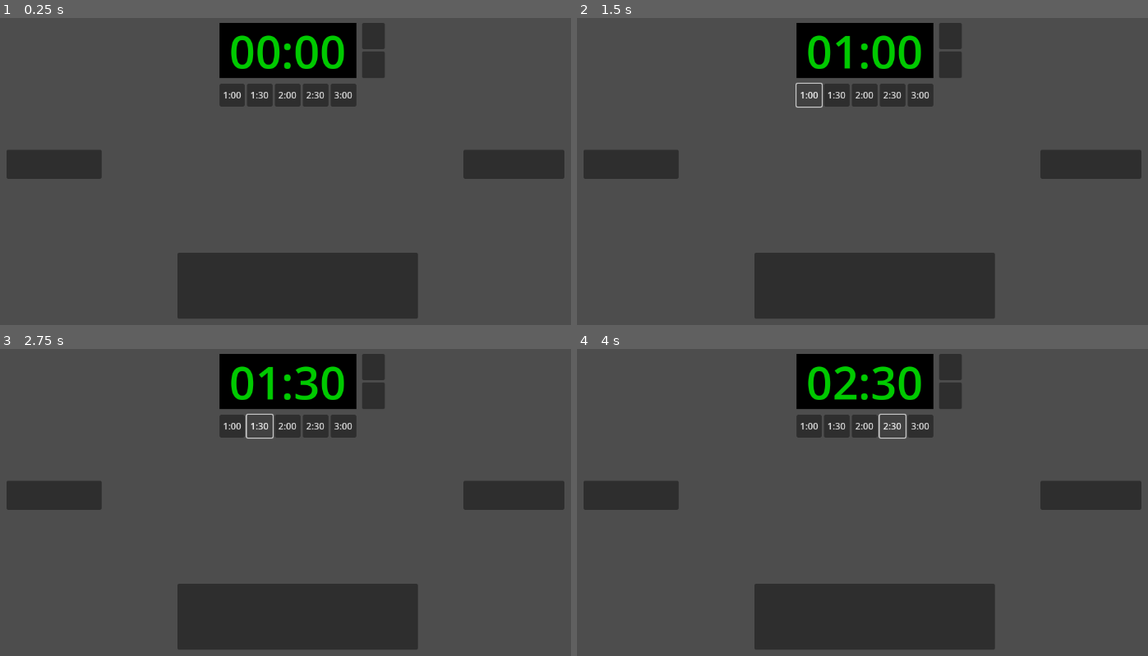
Above: before the commit, frames 1-4 (two rows, left to right).
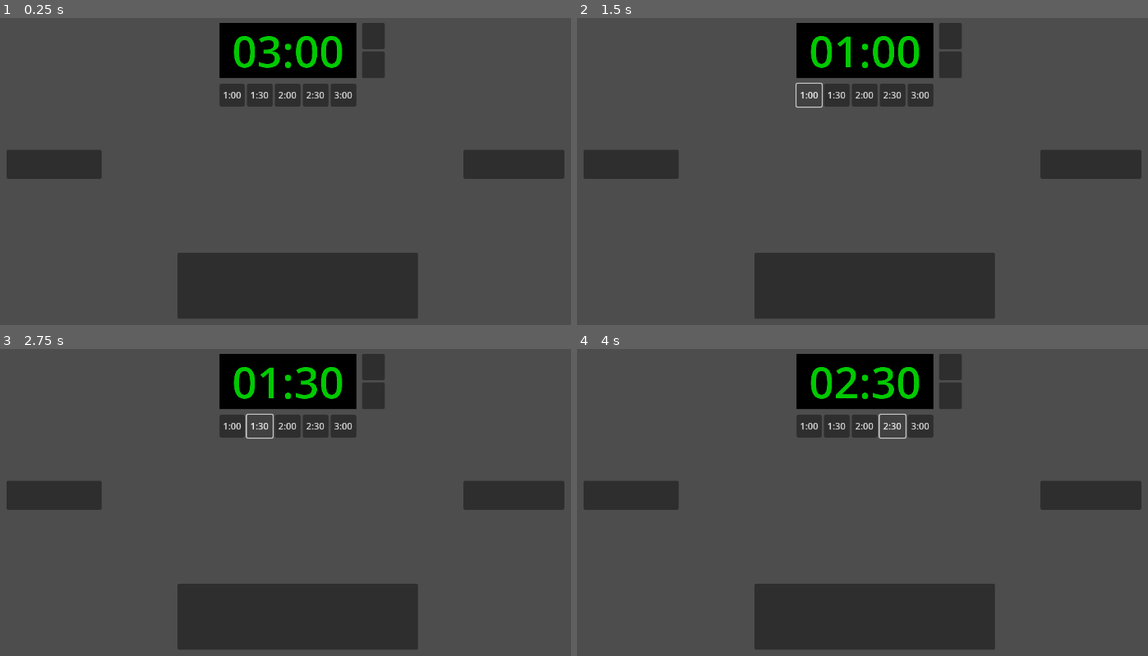
Above: after the commit, the same moments.

Repository: jonatas57/placar-morganti
Game: Godot game, scene res://scenes/control.tscn
Two runs of this game, one before a commit and one after it. Both use one fixed random seed, a clock stepped at 60 frames per second and the inputs below.
Inputs (mouse positions are in pixels of both pictures, inside the frame that each line leads up to):
- Up to frame 1 (0.25 s): no input
- Up to frame 2 (1.5 s): click (948, 64) at 0.5 s; click "1:00" at 1.25 s
- Up to frame 3 (2.75 s): click "1:30" at 2 s
- Up to frame 4 (4 s): click "2:00" at 2.75 s; click "2:30" at 3.5 s

The runs differ from the first frame. In frame 1, 0.6% of the frame differs, in the area x 40-61%, y 5-17%; in frame 2, 0.5%; in frame 3, 0.5%; in frame 4, 0.6%.

Commit message:
fix: timer text resize error

Diff:
--- a/scenes/control.tscn
+++ b/scenes/control.tscn
@@ -2,10 +2,7 @@
 
 [ext_resource type="Script" path="res://scripts/control_screen.gd" id="1_un3su"]
 [ext_resource type="Script" path="res://scripts/timer.gd" id="2_txnpk"]
-
-[sub_resource type="LabelSettings" id="LabelSettings_krrt7"]
-font_size = 80
-font_color = Color(0, 0.792157, 0, 1)
+[ext_resource type="PackedScene" uid="uid://ck1k60ghnv6yn" path="res://scenes/text.tscn" id="3_4op0k"]
 
 [node name="Control" type="Control"]
 layout_mode = 3
@@ -36,17 +33,11 @@
 grow_vertical = 2
 color = Color(0, 0, 0, 1)
 
-[node name="Timer" type="Label" parent="TimerArea"]
+[node name="Timer" parent="TimerArea" instance=ExtResource("3_4op0k")]
 layout_mode = 1
 anchors_preset = -1
-anchor_right = 1.0
-anchor_bottom = 1.0
-grow_horizontal = 2
-grow_vertical = 2
-text = "00:00"
-label_settings = SubResource("LabelSettings_krrt7")
-horizontal_alignment = 1
-vertical_alignment = 1
+anchor_left = 0.1
+anchor_right = 0.9
 
 [node name="TimeButtons" type="HBoxContainer" parent="TimerArea"]
 layout_mode = 1
--- a/scenes/display.tscn
+++ b/scenes/display.tscn
@@ -1,15 +1,10 @@
-[gd_scene load_steps=5 format=3 uid="uid://8wp1qvgfxcj5"]
+[gd_scene load_steps=4 format=3 uid="uid://8wp1qvgfxcj5"]
 
 [ext_resource type="Script" path="res://scripts/display.gd" id="1_6thyt"]
 [ext_resource type="Texture2D" uid="uid://rx5dhkpnur34" path="res://textures/morganti-logo.png" id="2_abx0k"]
 [ext_resource type="PackedScene" uid="uid://ck1k60ghnv6yn" path="res://scenes/text.tscn" id="3_arlxx"]
 
-[sub_resource type="LabelSettings" id="LabelSettings_274ar"]
-line_spacing = 0.0
-font_size = 234
-font_color = Color(0, 0.792157, 0, 1)
-
-[node name="Display" type="Control" node_paths=PackedStringArray("timer_label")]
+[node name="Display" type="Control"]
 layout_mode = 3
 anchors_preset = 15
 anchor_right = 1.0
@@ -17,7 +12,6 @@
 grow_horizontal = 2
 grow_vertical = 2
 script = ExtResource("1_6thyt")
-timer_label = NodePath("Container/BottomRow/Timer")
 
 [node name="Container" type="VBoxContainer" parent="."]
 layout_mode = 1
@@ -96,16 +90,5 @@
 size_flags_vertical = 3
 color = Color(0, 0, 0, 1)
 
-[node name="Timer" type="Label" parent="Container/BottomRow"]
+[node name="Timer" parent="Container/BottomRow" instance=ExtResource("3_arlxx")]
 layout_mode = 1
-anchors_preset = -1
-anchor_right = 1.0
-anchor_bottom = 1.0
-offset_top = -2.0
-offset_bottom = -2.0
-grow_horizontal = 2
-grow_vertical = 2
-text = "00:00"
-label_settings = SubResource("LabelSettings_274ar")
-horizontal_alignment = 1
-vertical_alignment = 1
--- a/scenes/text.tscn
+++ b/scenes/text.tscn
@@ -26,7 +26,7 @@
 grow_vertical = 2
 pivot_offset = Vector2(0, 128.8)
 texture = SubResource("ViewportTexture_f8vvm")
-expand_mode = 1
+expand_mode = 2
 stretch_mode = 5
 
 [node name="SubViewport" type="SubViewport" parent="TextureRect"]
--- a/scripts/control_screen.gd
+++ b/scripts/control_screen.gd
@@ -26,6 +26,7 @@
 	$IncreaseWhiteScore.connect("pressed", func (): self.whiteFigther.increase_score())
 
 func setupTimerButtons():
+	timer.set_time(180)
 	for button in time_buttons.get_children():
 		button.connect('button_down', func (): timer.set_time(button.get_meta('value', 0)))
 
@@ -34,7 +35,7 @@
 	self.display = display_screen.instantiate()
 	display_window.add_child(self.display)
 	display_window.connect("close_requested", self.toggle_display_screen)
-	timer.timer_instances.append(self.display.timer_label)
+	timer.timer_instances.append(self.display.timer_display)
 
 func toggle_display_screen():
 	if display_window.is_visible():
--- a/scripts/display.gd
+++ b/scripts/display.gd
@@ -1,10 +1,9 @@
 extends Control
 
-@export var timer_label: Label
+@onready var timer_display: Text = $Container/BottomRow/Timer
 
 @onready var redScore: Text = $Container/TopRow/ColorRect/RedScore
 @onready var whiteScore: Text = $Container/TopRow/ColorRect3/WhiteScore
-
 
 func _ready() -> void:
 	$Container.add_theme_constant_override("separation", 0)
--- a/scripts/timer.gd
+++ b/scripts/timer.gd
@@ -3,7 +3,7 @@
 @onready var play_button = $TimeControls/StartPause
 @onready var stop_button = $TimeControls/Stop
 
-var timer_instances: Array[Label] = []
+var timer_instances: Array[Text] = []
 
 var time: float = 0
 var paused: bool = true
@@ -39,9 +39,9 @@
 	else:
 		color = Color.from_string("#00ca00", Color.GREEN)
 
-	for label in timer_instances:
-		label.text = text
-		label.label_settings.font_color = color
+	for timer in timer_instances:
+		timer.set_text(text)
+		timer.set_text_color(color)
 
 func format_time(time: float) -> String:
 	var minutes = int(time / 60)
--- a/text.gd
+++ b/text.gd
@@ -20,6 +20,7 @@
 
 func set_text(text: String) -> void:
 	label.text = text
+	viewport.size.x = text.length() * 128
 
 func set_text_color(color: Color) -> void:
 	label.label_settings.font_color = color
